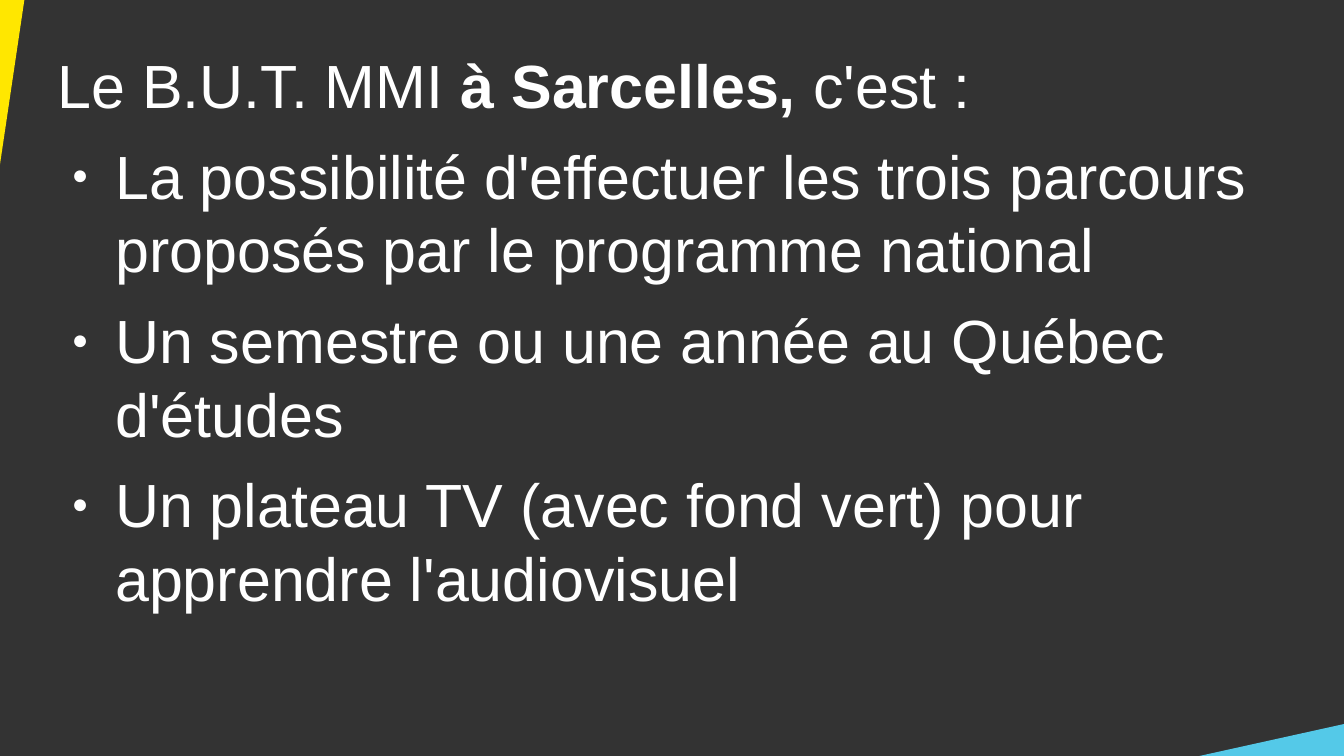
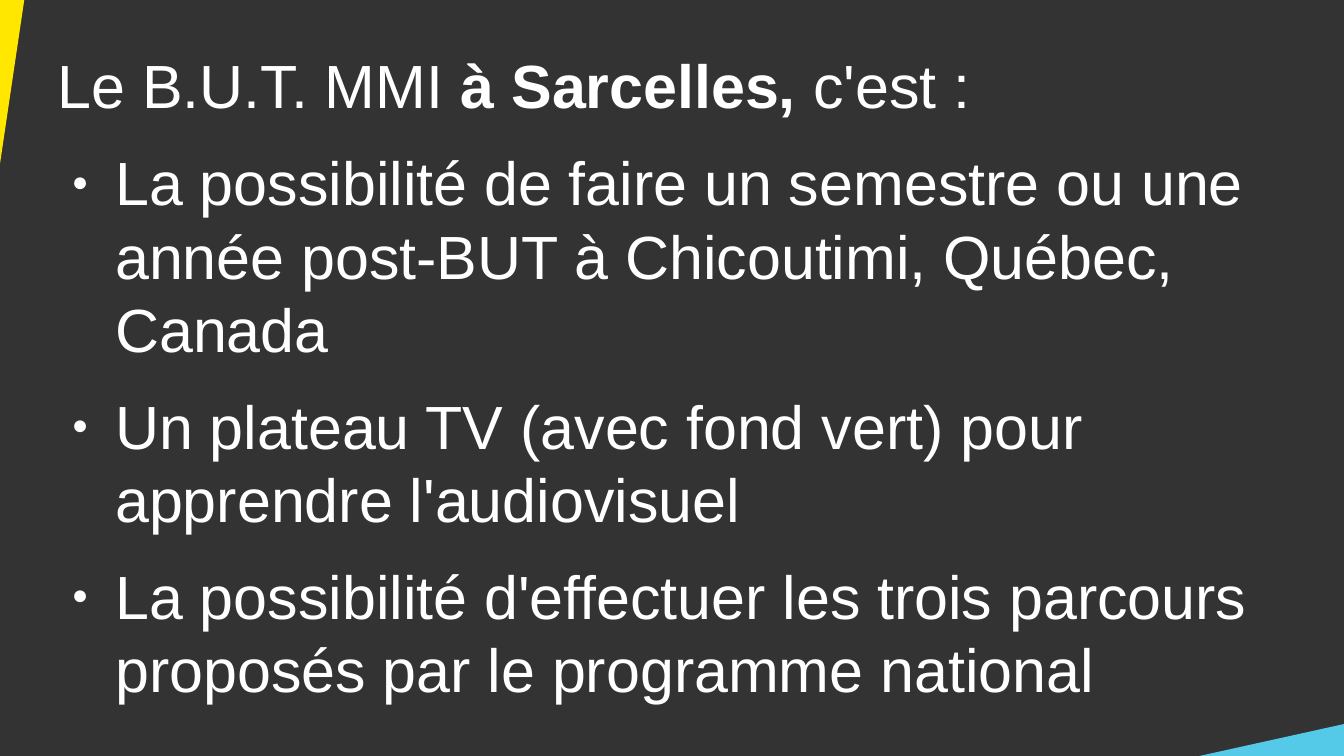
Before and after one commit to DanYellow/cours, a slide deck: slide 24 of presentation-formation-mmi/presentation.odp. Drawn at 1344x756 pixels with LibreOffice and Linux fonts; fonts in the diff are those of the drawing. Boxes give left, top, right and bottom in pixels: in the first picture for what was removed or moved away, otherwise in the second. Text is boxed around its words. In the diff, an @@ line names an element or a change of style, - is before the commit and + after.

```diff
--- a/presentation-formation-mmi/presentation.odp
+++ b/presentation-formation-mmi/presentation.odp
@@ text at (115,160,1243,533): paragraphs added @@
+● La possibilité de faire un semestre ou une année post-BUT à Chicoutimi, Québec, Canada
+● Un plateau TV (avec fond vert) pour apprendre l'audiovisuel
@@ text at (115,318,1165,612): paragraphs removed @@
-● Un semestre ou une année au Québec d'études
-● Un plateau TV (avec fond vert) pour apprendre l'audiovisuel
@@ text at (115,574,1246,703): more space between paragraphs @@
```
Also in this commit, not shown: 14 other slides changed, 1 slide added, 6 other files.
